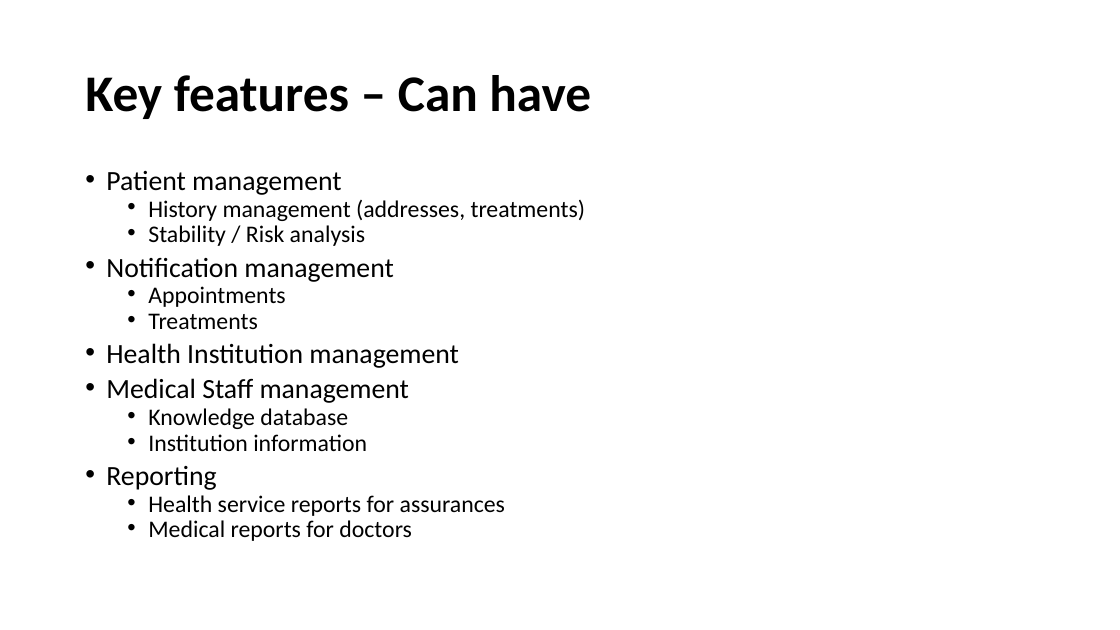
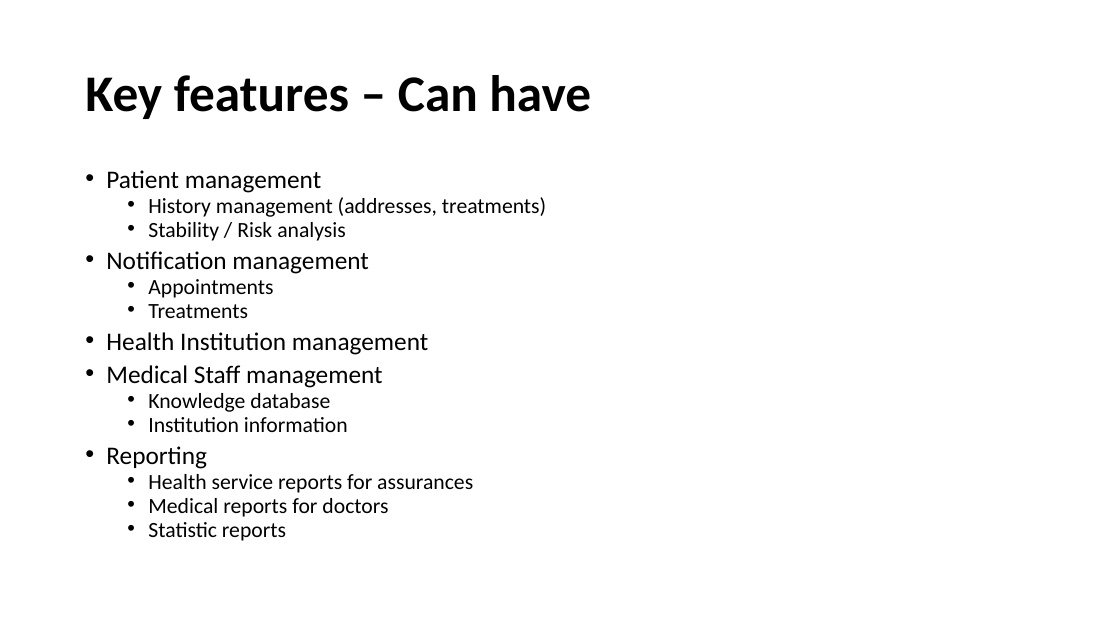
Before and after one commit to wirtj1/relatives, a slide deck: slide 4 of Orange/doc/task01/Task 1.pptx. Drawn at 1120x630 pixels with LibreOffice and Linux fonts; fonts in the diff are those of the drawing. Boxes give left, top, right and bottom in pixels: in the first picture for what was removed or moved away, otherwise in the second. Text is boxed around its words. In the diff, an @@ line names an element or a change of style, - is before the commit and + after.

Commit message:
Add one point for reporting

```diff
--- a/Orange/doc/task01/Task 1.pptx
+++ b/Orange/doc/task01/Task 1.pptx
@@ text at (106, 170, 546, 517): size 23.8 to 21.7 pt in "Patient management", "Notification management", "Health Institution management", "Medical Staff management" and 1 more places; size 20.4 to 18.6 pt in "History management (addresses, treatments)", "Stability / Risk analysis", "Appointments", "Treatments" and 4 more places @@
@@ text at (148, 522, 286, 541): paragraph added @@
+  • Statistic reports
```
